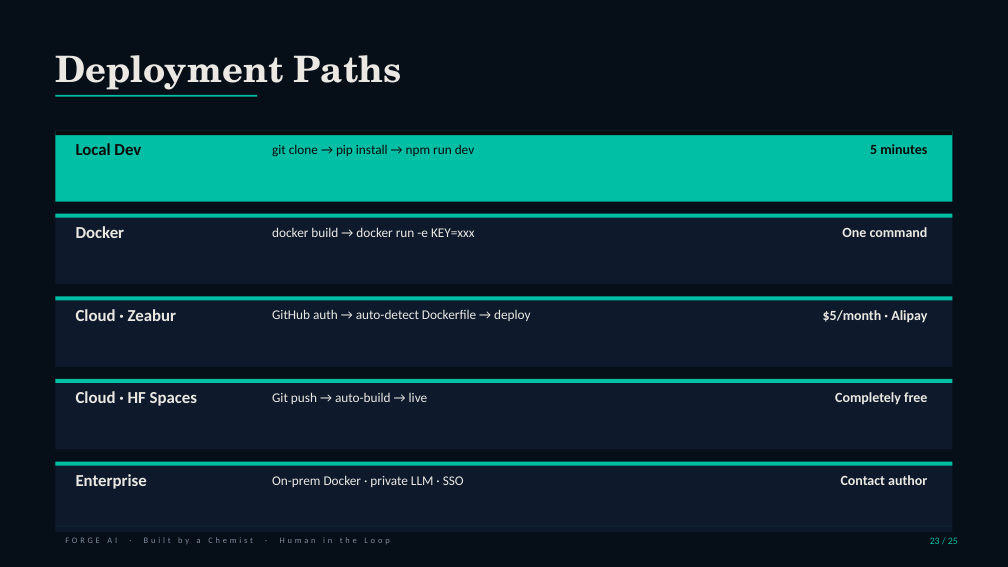
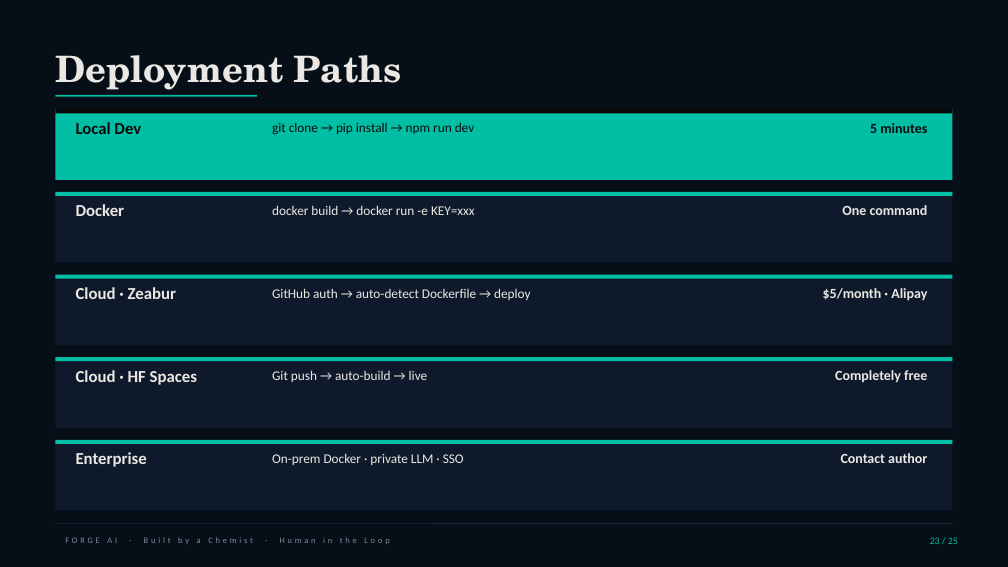
Before and after one commit to newbison/AI_CHEMIST, a slide deck: slide 23 of ppt/FORGE_AI_25_EN.pptx. Drawn at 1008x567 pixels with LibreOffice and Linux fonts; fonts in the diff are those of the drawing. Boxes give left, top, right and bottom in pixels: in the first picture for what was removed or moved away, otherwise in the second. Text is boxed around its words. In the diff, an @@ line names an element or a change of style, - is before the commit and + after.

```diff
--- a/ppt/FORGE_AI_25_EN.pptx
+++ b/ppt/FORGE_AI_25_EN.pptx
@@ 15 texts, 8 rectangles: place and size @@
-15 texts, 8 rectangles at <box>55,131,953,489</box>
+15 texts, 8 rectangles at <box>55,109,953,467</box>
@@ rectangle: place and size @@
-rectangle at <box>55,462,953,532</box>
+rectangle at <box>55,439,953,510</box>
@@ rectangle: place and size @@
-rectangle at <box>55,462,953,466</box>
+rectangle at <box>55,439,953,444</box>
```
Also in this commit, not shown: 8 other slides changed, 4 other files.
